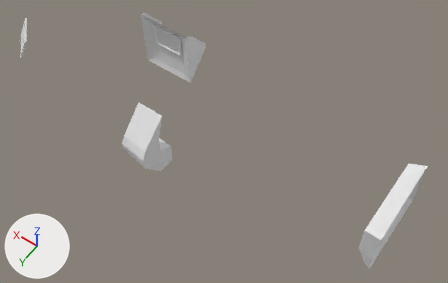
Two versions of the FBX model Blender/fbx/Nave/SHIP_3.fbx, one commit apart.
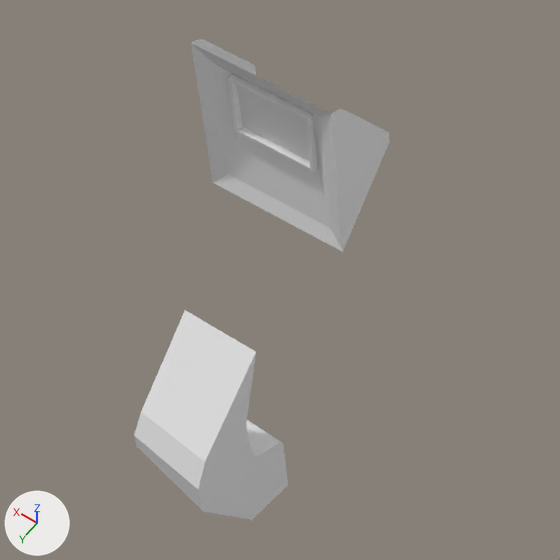
There are two pictures of each version: one whole from a camera (50 mm lens) standing at (-7.45, 12.05, 20.73) and looking at (0.99, 0.23, 2.16), one close up on the part from 17% to 59% of the width and 0% to 65% of the height. Arrows for +X, +Y and +Z are at lower left; the lights stay in place. The first two pictures are the older version. Where no turn or scale is listed for an object, it has been applied to the vertices.

The first close-up shows 'System Terminal', 'Terminale.001'.
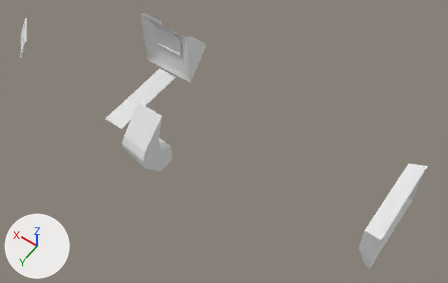
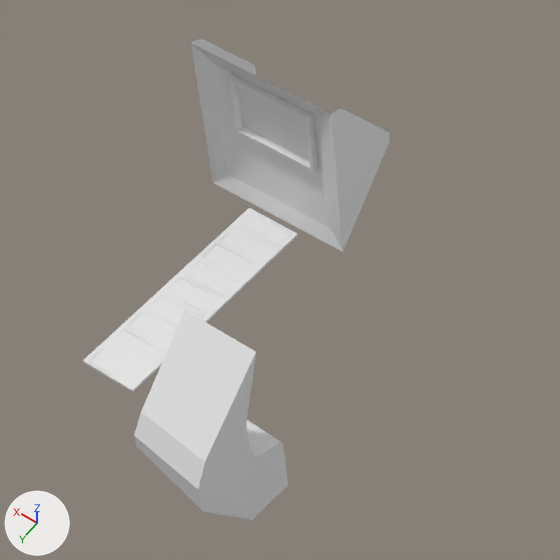
What the commit changed:
Mesh me_plane_009 is new.
It has 72 vertices, 54 faces and spans x -0.36..0.36, y -1.7..1.7, z -0.03..0.0.
Mesh me_plane_012 is new.
It has 312 vertices, 278 faces and spans x -0.44..0.44, y -1.74..1.74, z -0.03..0.0.
Object 'Gradino1' (ob_gradino1) is new; it shows me_plane_009.
Its location is (5.38, -0.03, 1.58).
Object 'Scala' (ob_scala) is new; it shows me_plane_012.
Its location is (5.38, -0.03, 1.58).

What differs and where, as boxes [x1, y1, x2, y2] in the close-ups (560 x 560 px):
'Gradino1', added: after [90, 212, 291, 386]
'Scala', added: after [83, 208, 298, 392]
